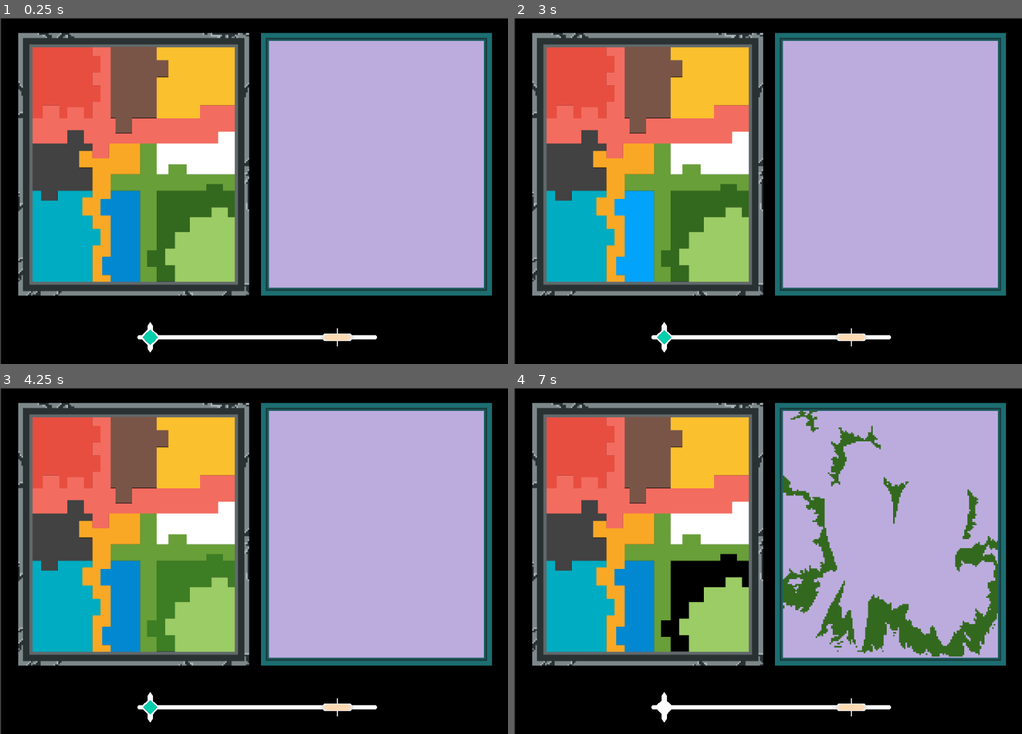
Above: before the commit, frames 1-4 (two rows, left to right).
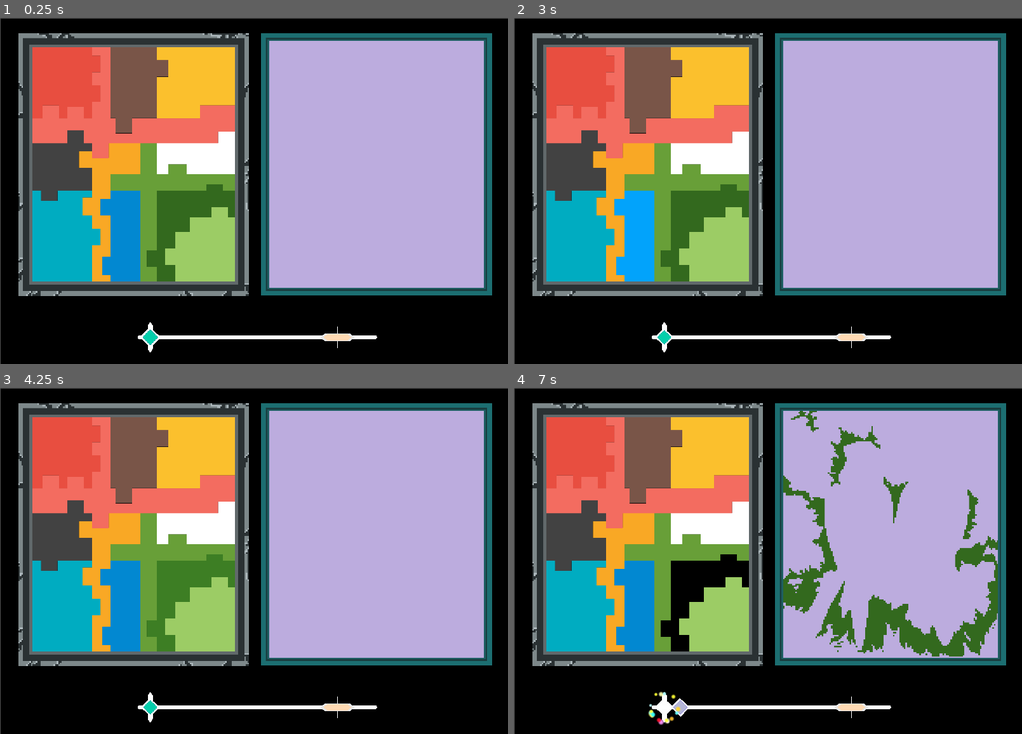
Above: after the commit, the same moments.

Repository: Dh-ux/colorpicker
Game: Godot game, scene res://main2.tscn
Same seed, same stepped clock (60 frames per second), same inputs: the game is played once before the commit and once after it.
Inputs (mouse positions are in pixels of both pictures, inside the frame that each line leads up to):
- Up to frame 1 (0.25 s): no input
- Up to frame 2 (3 s): move the mouse to (641, 163) at 0.52 s; click (641, 163) at 0.67 s; tap Enter at 1.25, 2.75 s; move the mouse to (686, 163) at 1.27 s; click (686, 163) at 1.42 s; tap Space at 2 s; move the mouse to (686, 218) at 2.02 s; click (686, 218) at 2.17 s; move the mouse to (635, 218) at 2.77 s; click (635, 218) at 2.92 s
- Up to frame 3 (4.25 s): tap Space at 3.5 s; move the mouse to (172, 637) at 3.52 s; click (172, 637) at 3.67 s
- Up to frame 4 (7 s): tap Enter at 4.25 s; click (686, 637) at 4.42 s; click (686, 637) at 5.17 s; tap Space at 5.75 s; click (686, 637) at 5.92 s; click (686, 637) at 6.67 s

The runs differ from the first frame. In frame 1, 2.0% of the frame differs, in the area x 0-97%, y 0-100%; in frame 2, 2.0%; in frame 3, 2.0%; in frame 4, 2.9%.

Commit message:
fix level & add effect

Diff:
--- a/Track.gd
+++ b/Track.gd
@@ -9,6 +9,8 @@
 	enabled = true
 	$key.position = Vector2(-200,0)
 	$key.pop()
+	$StartParticle2.set_position($key.get_position())
+	$StartParticle2.set_emitting(true)
 
 func _process(delta):
 	if enabled:
@@ -19,5 +21,7 @@
 
 func reset():
 	enabled = false
+	$ColorParticle.set_position($key.get_position())
+	$ColorParticle.set_emitting(true)
 	$key.explode()
 	#$key.position = Vector2(-200,0)
--- a/key.gd
+++ b/key.gd
@@ -10,6 +10,7 @@
 	tween.tween_property(self, "scale", Vector2(1.38,1.38), 0.45)
 
 func explode():
+
 	var tween = get_tree().create_tween().set_trans(Tween.TRANS_EXPO).set_ease(0)
 	tween.tween_property(self, "scale", Vector2(3,3), 0.12)
 	var tween1 = get_tree().create_tween()
--- a/main.gd
+++ b/main.gd
@@ -7,7 +7,7 @@
 
 var color_types = ["DarkOrange", "DarkYellow", "DarkPurple", "DarkGreen", "DarkBlue","BrightOrange","BrightPurple", "BrightGreen","BrightBlue","BrightYellow" ]
 var target_color = "DarkOrange"
-
+var color_track = color_types.duplicate()
 var target_button = null
 
 var beat = 0
@@ -15,6 +15,8 @@
 @export var inital_blank = 4.6
 @export var beat_speed = 0.5
 var started = false
+
+var confetti = preload("res://resources/vfx/confetti.tscn")
 
 var hint_ref
 
@@ -64,9 +66,16 @@
 		hint_ref.visible = true
 		#timer.start(4)
 	else:
-		hint_ref.visible = false
-		$Track.stop()
-		game_over()
+		#if color_track.size() == 0:
+			var c = confetti.instantiate()
+			add_child(c)
+			c.set_position($Background.get_position())
+			hint_ref.visible = false
+			$Track.stop()
+			game_over()
+
+
+
 
 func create_key():
 	pass
@@ -83,6 +92,7 @@
 
 func color_picked(target):
 	#target.get_node('color_block').hide()
+	color_track.erase(target.color_type)
 	$Track.reset()
 	if target_color == 'DarkOrange':
 		$Node/darkorange.visible = true
--- a/main.tscn
+++ b/main.tscn
@@ -28,6 +28,7 @@
 [ext_resource type="Texture2D" uid="uid://bh36l5womjsjx" path="res://resources/image1/深蓝.PNG" id="24_m40it"]
 [ext_resource type="Texture2D" uid="uid://cqlj7nhy7r3c7" path="res://resources/image1/深黄.PNG" id="25_wx1xh"]
 [ext_resource type="Texture2D" uid="uid://b76m6q86begn3" path="res://resources/image1/画框.PNG" id="26_bu2i7"]
+[ext_resource type="PackedScene" uid="uid://fglnx1e6utut" path="res://resources/vfx/start_particle.tscn" id="29_vbvak"]
 
 [node name="Node2D" type="Node2D"]
 script = ExtResource("1_icmpg")
@@ -318,6 +319,15 @@
 offset_right = 875.0
 offset_bottom = 83.0
 text = ">>"
+
+[node name="StartParticle" parent="." instance=ExtResource("29_vbvak")]
+z_index = 1
+position = Vector2(239, 271)
+lifetime = 0.9
+initial_velocity_min = 900.0
+initial_velocity_max = 920.0
+scale_amount_min = 0.15
+scale_amount_max = 0.3
 
 [connection signal="input_event" from="pickers/darkorange" to="pickers/darkorange" method="_on_input_event"]
 [connection signal="mouse_entered" from="pickers/darkorange" to="pickers/darkorange" method="_on_mouse_entered"]
--- a/main2.gd
+++ b/main2.gd
@@ -12,9 +12,12 @@
 
 var beat = 0
 var internal_beat = 0
-var beat_speed = 0.5
 var started = false
+@export var inital_blank = 4.7
+var beat_speed = 60.0/113.0
 
+
+var confetti = preload("res://resources/vfx/confetti.tscn")
 var hint_ref
 
 func _ready():
@@ -70,15 +73,18 @@
 		hint_ref.visible = true
 		#timer.start(4)
 	else:
+		var c = confetti.instantiate()
+		add_child(c)
+		c.set_position($Background.get_position())
 		hint_ref.visible = false
 		$Track.reset()
+		$BeatCounter.stop()
 		game_over()
 
 func create_key():
 	pass
 
 func timeout():
-	print("20")
 	if not started:
 		started = true
 		on_beats()
--- a/picker.gd
+++ b/picker.gd
@@ -15,7 +15,7 @@
 		if color_type == console.target_color:
 			on_picked()
 			console.color_picked(self)
-			get_tree ().call_group(color_type,'on_picked')
+			#get_tree ().call_group(color_type,'on_picked')
 			#call_groups(on_picked)
 
 
--- a/project.godot
+++ b/project.godot
@@ -18,3 +18,4 @@
 [display]
 
 window/size/viewport_width=950
+window/stretch/mode="canvas_items"
--- /dev/null
+++ b/resources/vfx/color_particle.tscn
@@ -0,0 +1,39 @@
+[gd_scene load_steps=5 format=3 uid="uid://bxhkxrk0ahk74"]
+
+[ext_resource type="Texture2D" uid="uid://gqw2bq0hwl6i" path="res://resources/vfx/spot.png" id="1_n2up7"]
+
+[sub_resource type="Curve" id="Curve_k07b5"]
+_data = [Vector2(0.135987, 0), 0.0, 5.9175, 0, 0, Vector2(0.290216, 0.992883), 0.0, 0.0, 0, 0, Vector2(0.810945, 0.957295), -0.175176, -0.175176, 0, 0, Vector2(1, 0), -8.09592, 0.0, 0, 0]
+point_count = 4
+
+[sub_resource type="Gradient" id="Gradient_tbta5"]
+offsets = PackedFloat32Array(0, 0.642384, 1)
+colors = PackedColorArray(1, 1, 1, 1, 1, 1, 1, 0.866667, 1, 1, 1, 0)
+
+[sub_resource type="Gradient" id="Gradient_bcycj"]
+offsets = PackedFloat32Array(0, 0.302326, 0.649374, 1)
+colors = PackedColorArray(0.998068, 0, 0.0888021, 1, 0.932003, 0.676835, 0.104848, 1, 0, 0.810223, 0.917701, 1, 0.963152, 1.92523e-07, 0.544314, 1)
+
+[node name="StartParticle" type="CPUParticles2D"]
+position = Vector2(0, -1)
+scale = Vector2(0.64964, 0.64964)
+emitting = false
+amount = 12
+lifetime = 0.25
+one_shot = true
+explosiveness = 0.95
+lifetime_randomness = 0.14
+local_coords = true
+texture = ExtResource("1_n2up7")
+spread = 180.0
+gravity = Vector2(0, 0)
+initial_velocity_min = 260.0
+initial_velocity_max = 300.0
+damping_min = 3.0
+damping_max = 3.0
+scale_amount_min = 0.12
+scale_amount_max = 0.2
+scale_amount_curve = SubResource("Curve_k07b5")
+color = Color(2, 2, 2, 1)
+color_ramp = SubResource("Gradient_tbta5")
+color_initial_ramp = SubResource("Gradient_bcycj")
--- /dev/null
+++ b/resources/vfx/confetti.gd
@@ -0,0 +1,10 @@
+extends CPUParticles2D
+
+
+# Called when the node enters the scene tree for the first time.
+func _ready():
+	#SoundPlayer.play_positional("Confetti", get_global_position())
+
+	emitting = true
+	await get_tree().create_timer(3).timeout
+	queue_free()
--- /dev/null
+++ b/resources/vfx/confetti.tscn
@@ -0,0 +1,48 @@
+[gd_scene load_steps=5 format=3 uid="uid://bj2otwy1pfclg"]
+
+[ext_resource type="Script" path="res://resources/vfx/confetti.gd" id="1_4c16j"]
+[ext_resource type="AudioStream" uid="uid://c7agepe500252" path="res://resources/vfx/Confetti.wav" id="2_th4cu"]
+
+[sub_resource type="Curve" id="Curve_0oxd1"]
+min_value = 0.1
+_data = [Vector2(0, 0.1), 0.0, 19.7589, 0, 0, Vector2(0.111111, 1), 0.0, 0.0, 0, 0, Vector2(0.278607, 0.116014), -7.27742, 7.03858, 0, 0, Vector2(0.442786, 1), 0.0, 0.0, 0, 0, Vector2(0.61194, 0.1), -6.86691, 5.97788, 0, 0, Vector2(0.754561, 1), 0.0, 0.0, 0, 0, Vector2(0.920398, 0.1), -6.1882, 0.0, 0, 0, Vector2(0.995025, 1), 0.0, 0.0, 0, 0]
+point_count = 8
+
+[sub_resource type="Gradient" id="Gradient_8feja"]
+offsets = PackedFloat32Array(0, 0.332737, 0.651163, 0.969589)
+colors = PackedColorArray(0.972549, 0.054902, 0, 1, 1, 0.933333, 0.117647, 1, 0, 0.900687, 0.82055, 1, 0.980392, 0.192157, 1, 1)
+
+[node name="Confetti" type="CPUParticles2D"]
+process_mode = 3
+z_index = 2
+position = Vector2(-1, -271)
+scale = Vector2(0.296876, 0.296876)
+emitting = false
+amount = 30
+lifetime = 3.0
+one_shot = true
+explosiveness = 0.95
+randomness = 0.31
+lifetime_randomness = 0.5
+direction = Vector2(0, -1)
+spread = 30.0
+gravity = Vector2(0, 1200)
+initial_velocity_min = 1600.0
+initial_velocity_max = 3000.0
+angular_velocity_min = -60.0
+angular_velocity_max = 60.0
+orbit_velocity_min = -0.05
+orbit_velocity_max = 0.05
+damping_min = 3.955
+damping_max = 13.274
+scale_amount_min = 15.0
+scale_amount_max = 20.0
+split_scale = true
+scale_curve_x = SubResource("Curve_0oxd1")
+scale_curve_y = null
+color_initial_ramp = SubResource("Gradient_8feja")
+script = ExtResource("1_4c16j")
+
+[node name="AudioStreamPlayer2D" type="AudioStreamPlayer2D" parent="."]
+stream = ExtResource("2_th4cu")
+autoplay = true
--- /dev/null
+++ b/resources/vfx/start_particle.gd
@@ -0,0 +1,9 @@
+extends CPUParticles2D
+
+
+# Called when the node enters the scene tree for the first time.
+func _ready():
+	await get_tree().create_timer(4.1).timeout
+	emitting = true
+	await get_tree().create_timer(1).timeout
+	queue_free()
--- /dev/null
+++ b/resources/vfx/start_particle.tscn
@@ -0,0 +1,35 @@
+[gd_scene load_steps=5 format=3 uid="uid://fglnx1e6utut"]
+
+[ext_resource type="Texture2D" uid="uid://gqw2bq0hwl6i" path="res://resources/vfx/spot.png" id="1_8h4c4"]
+[ext_resource type="Script" path="res://resources/vfx/start_particle.gd" id="1_ex0o8"]
+
+[sub_resource type="Curve" id="Curve_k07b5"]
+_data = [Vector2(0.135987, 0), 0.0, 5.9175, 0, 0, Vector2(0.290216, 0.992883), 0.0, 0.0, 0, 0, Vector2(0.810945, 0.957295), -0.175176, -0.175176, 0, 0, Vector2(1, 0), -8.09592, 0.0, 0, 0]
+point_count = 4
+
+[sub_resource type="Gradient" id="Gradient_bcycj"]
+offsets = PackedFloat32Array(0, 0.302326, 0.649374, 1)
+colors = PackedColorArray(0.998068, 0, 0.0888021, 1, 0.932003, 0.676835, 0.104848, 1, 0, 0.810223, 0.917701, 1, 0.963152, 1.92523e-07, 0.544314, 1)
+
+[node name="StartParticle" type="CPUParticles2D"]
+scale = Vector2(0.64964, 0.64964)
+emitting = false
+amount = 20
+lifetime = 0.8
+one_shot = true
+explosiveness = 0.95
+lifetime_randomness = 0.46
+local_coords = true
+texture = ExtResource("1_8h4c4")
+spread = 180.0
+gravity = Vector2(0, 0)
+initial_velocity_min = 700.0
+initial_velocity_max = 720.0
+linear_accel_min = -600.0
+linear_accel_max = -600.0
+scale_amount_min = 0.1
+scale_amount_max = 0.2
+scale_amount_curve = SubResource("Curve_k07b5")
+color = Color(2, 2, 2, 1)
+color_initial_ramp = SubResource("Gradient_bcycj")
+script = ExtResource("1_ex0o8")
--- a/track.tscn
+++ b/track.tscn
@@ -1,8 +1,9 @@
-[gd_scene load_steps=4 format=3 uid="uid://b8pur6ujk7626"]
+[gd_scene load_steps=5 format=3 uid="uid://b8pur6ujk7626"]
 
 [ext_resource type="Script" path="res://Track.gd" id="1_m3k46"]
 [ext_resource type="Script" path="res://key.gd" id="2_86lri"]
 [ext_resource type="Texture2D" uid="uid://dk78gi13ueue5" path="res://resources/image1/keys/brightblue.PNG" id="3_0roah"]
+[ext_resource type="PackedScene" uid="uid://bxhkxrk0ahk74" path="res://resources/vfx/color_particle.tscn" id="3_210yy"]
 
 [node name="Track" type="Node2D"]
 position = Vector2(481, 598)
@@ -27,6 +28,10 @@
 joint_mode = 1
 begin_cap_mode = 2
 end_cap_mode = 2
+
+[node name="ColorParticle" parent="." instance=ExtResource("3_210yy")]
+position = Vector2(-200, -1.00317)
+scale = Vector2(0.64964, 0.64964)
 
 [node name="key" type="Node2D" parent="."]
 position = Vector2(-200, 0)
@@ -64,3 +69,12 @@
 scale = Vector2(0.807983, 0.807983)
 color = Color(1, 0.854902, 0.701961, 1)
 polygon = PackedVector2Array(-24, -7, 24, -7, 32, 0, 24, 7, -24, 7, -32, 0)
+
+[node name="StartParticle2" parent="." instance=ExtResource("3_210yy")]
+position = Vector2(-200, -1.00317)
+scale = Vector2(0.64964, 0.64964)
+amount = 20
+lifetime = 0.5
+explosiveness = 0.98
+lifetime_randomness = 0.09
+scale_amount_max = 0.25
Not shown: 1 places in main.tscn that only renumber resources
Not shown, added: resources/music/FunintheSunDemo.mp3.import
Not shown, added: resources/vfx/Confetti.wav.import
Binary file added: resources/vfx/Crosshair.png
Not shown, added: resources/vfx/Crosshair.png.import
Binary file added: resources/vfx/EnemyCircle.png
Not shown, added: resources/vfx/EnemyCircle.png.import
Binary file added: resources/vfx/spot.png
Not shown, added: resources/vfx/spot.png.import
Not shown, added: resources/music/FunintheSunDemo.mp3
Not shown, added: resources/vfx/Confetti.wav
